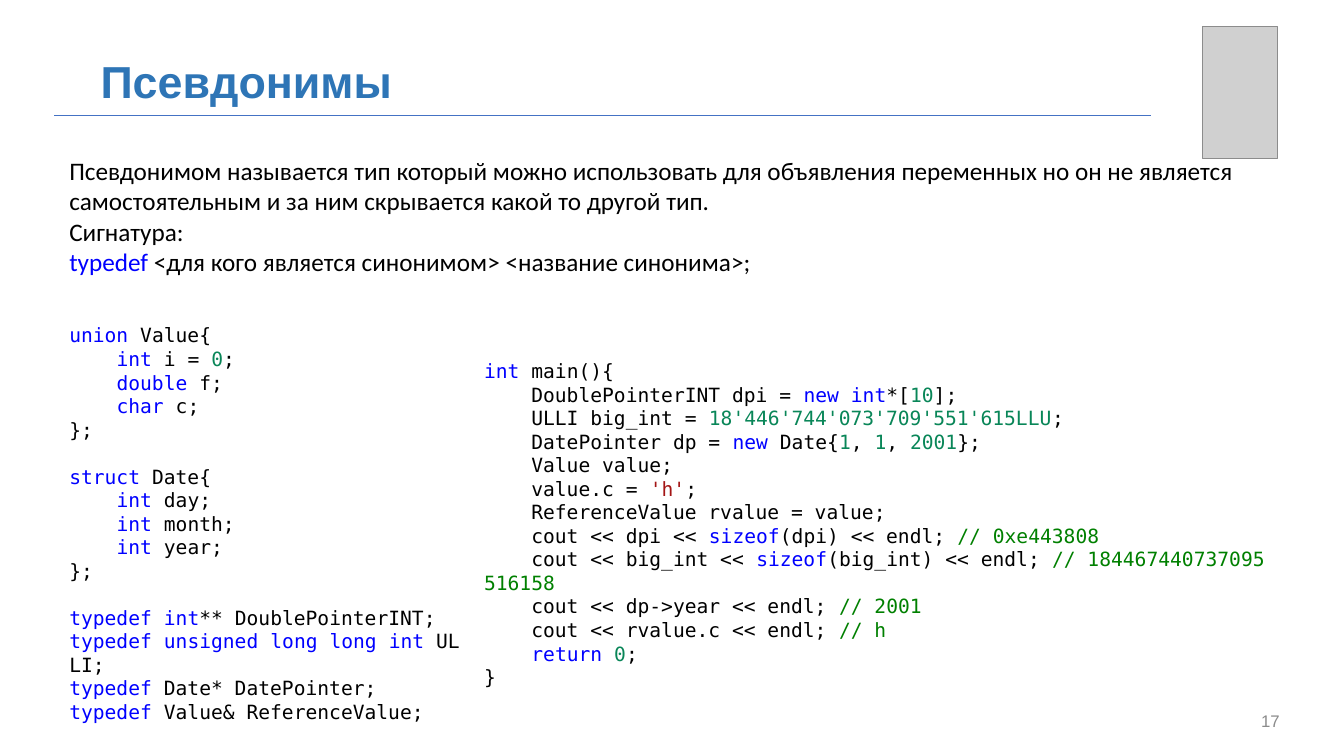
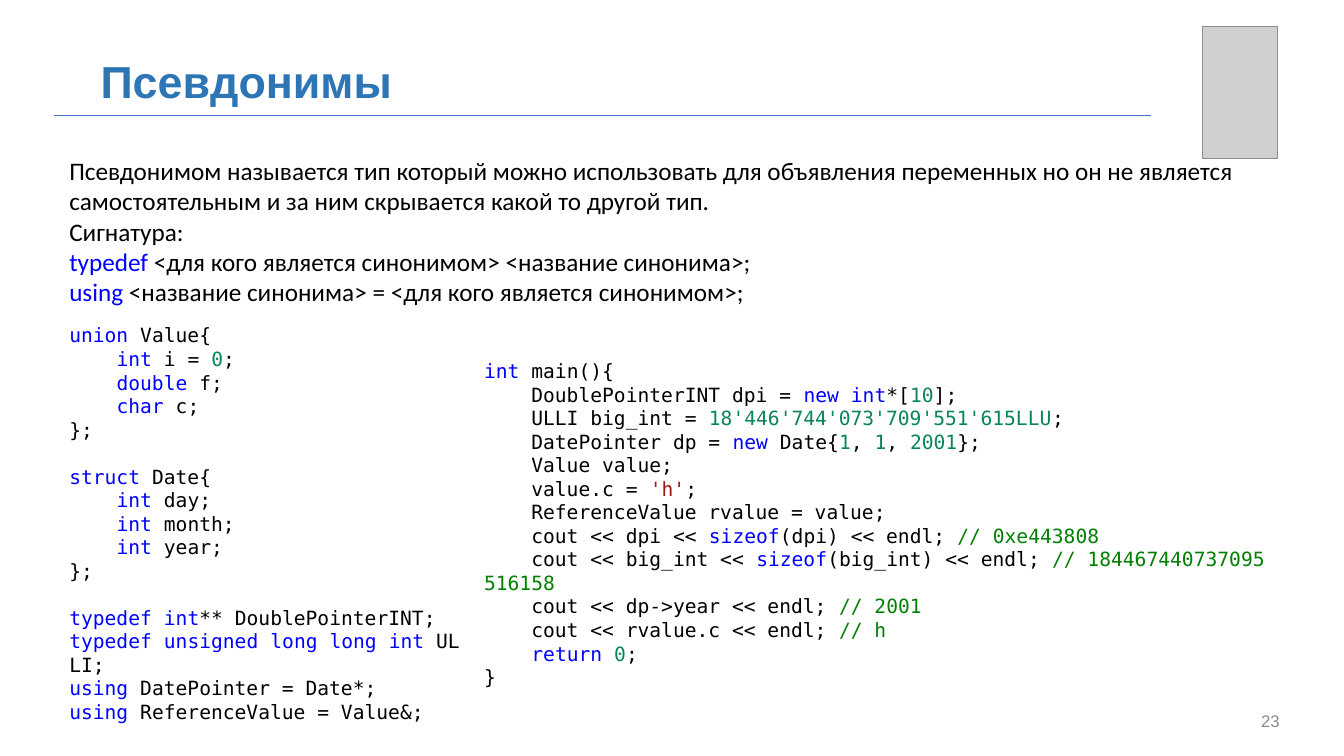
Before and after one commit to MUCTR-IKT-CPP/cpp_course, a slide deck: slide 23 of Лекции/2025/3/Пользовательские типы, структры, объединения.pptx (slide 17 before the commit). Drawn at 1344x756 pixels with LibreOffice and Linux fonts; fonts in the diff are those of the drawing; grey boxes stand for pictures; background and template pictures are left out. Boxes give left, top, right and bottom in pixels: in the first picture for what was removed or moved away, otherwise in the second. Text is boxed around its words. In the diff, an @@ line names an element or a change of style, - is before the commit and + after.

```diff
--- a/Лекции/2025/3/Пользовательские типы, структры, объединения.pptx
+++ b/Лекции/2025/3/Пользовательские типы, структры, объединения.pptx
@@ text at (x1=69, y1=283, x2=744, y2=306): paragraph added @@
+using <название синонима> = <для кого является синонимом>;
@@ text at (x1=69, y1=680, x2=424, y2=724): text changed @@
-typedef Date* DatePointer;
-typedef Value& ReferenceValue;
+using DatePointer = Date*;
+using ReferenceValue = Value&;
@@ page number at (x1=1261, y1=715, x2=1280, y2=727): text changed @@
-17
+23
```
Also in this commit, not shown: 7 other slides changed, 6 slides added, 1 slide removed, 1 other file.
